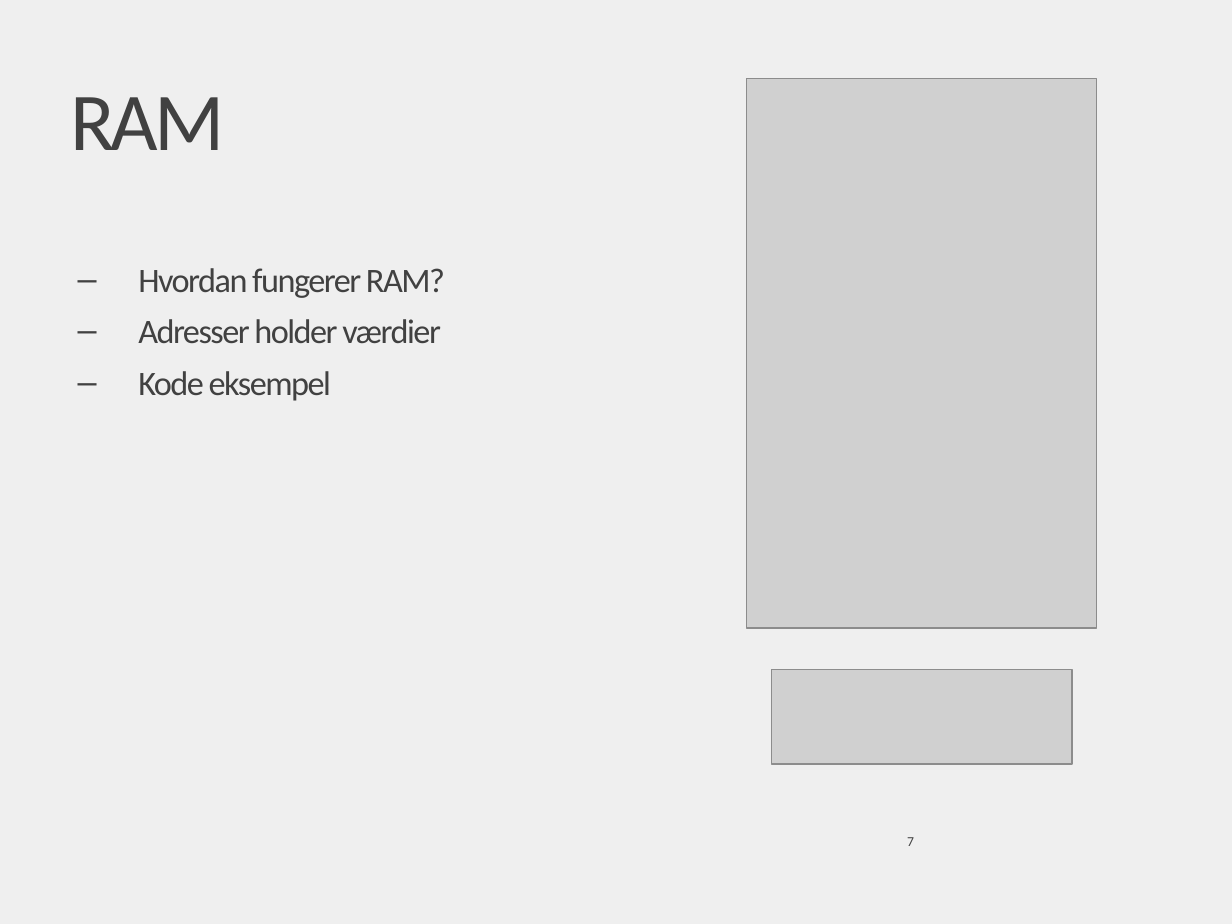
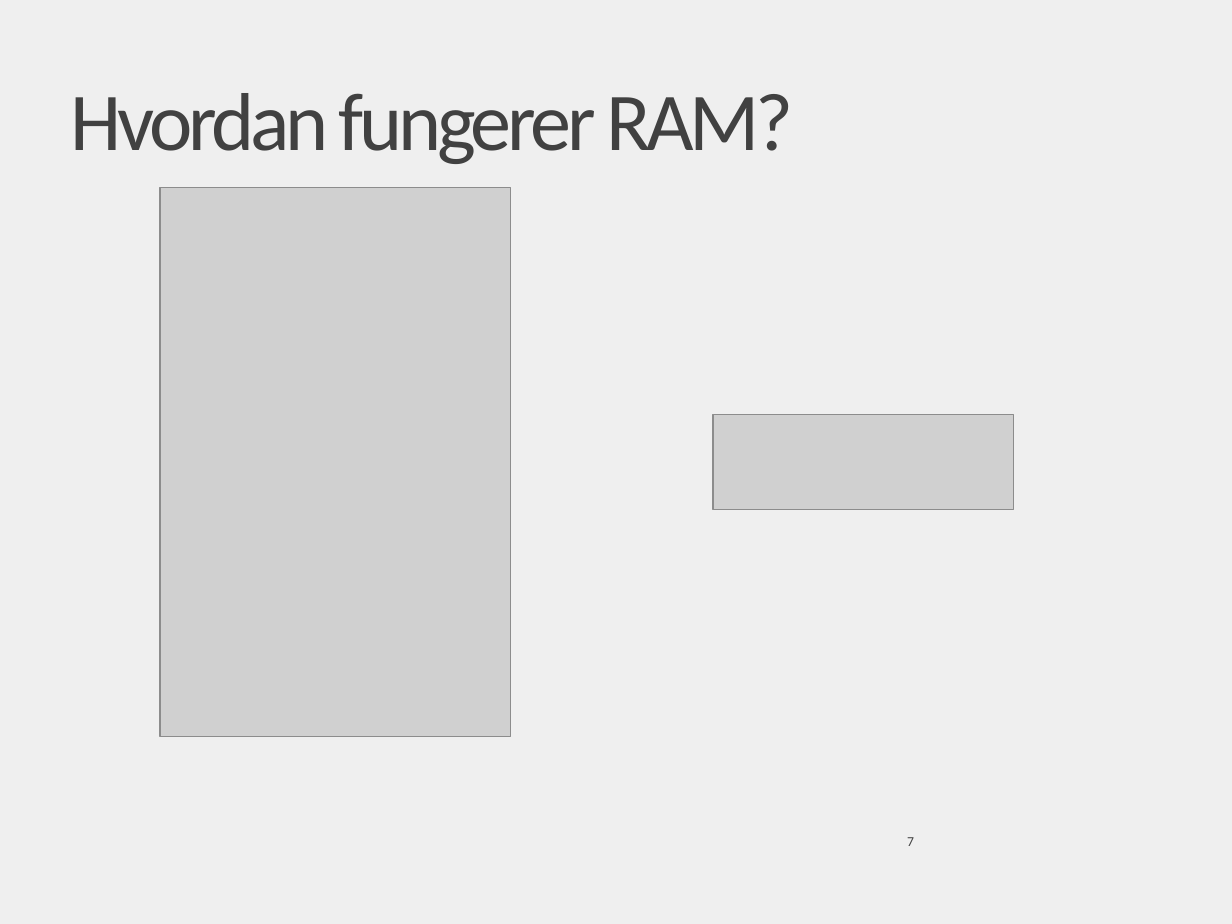
Before and after one commit to soenderup21/IT-Snyd-Og-Bedrag, a slide deck: slide 7 of Praesentation IT_SnydOgBedrag.pptx. Drawn at 1232x924 pixels with LibreOffice and Linux fonts; fonts in the diff are those of the drawing; grey boxes stand for pictures; background and template pictures are left out. Boxes give left, top, right and bottom in pixels: in the first picture for what was removed or moved away, otherwise in the second. Text is boxed around its words. In the diff, an @@ line names an element or a change of style, - is before the commit and + after.

```diff
--- a/Praesentation IT_SnydOgBedrag.pptx
+++ b/Praesentation IT_SnydOgBedrag.pptx
@@ title at (70,93,794,164): text changed @@
-RAM
+Hvordan fungerer RAM?
@@ picture: place and size @@
-picture at (747,79,1096,628)
+picture at (160,187,510,737)
@@ text removed at (138,268,445,401) @@
-– Hvordan fungerer RAM?
-– Adresser holder værdier
-– Kode eksempel
@@ picture: place and size @@
-picture at (771,670,1072,765)
+picture at (713,415,1014,510)
```
Also in this commit, not shown: 4 other slides changed.
